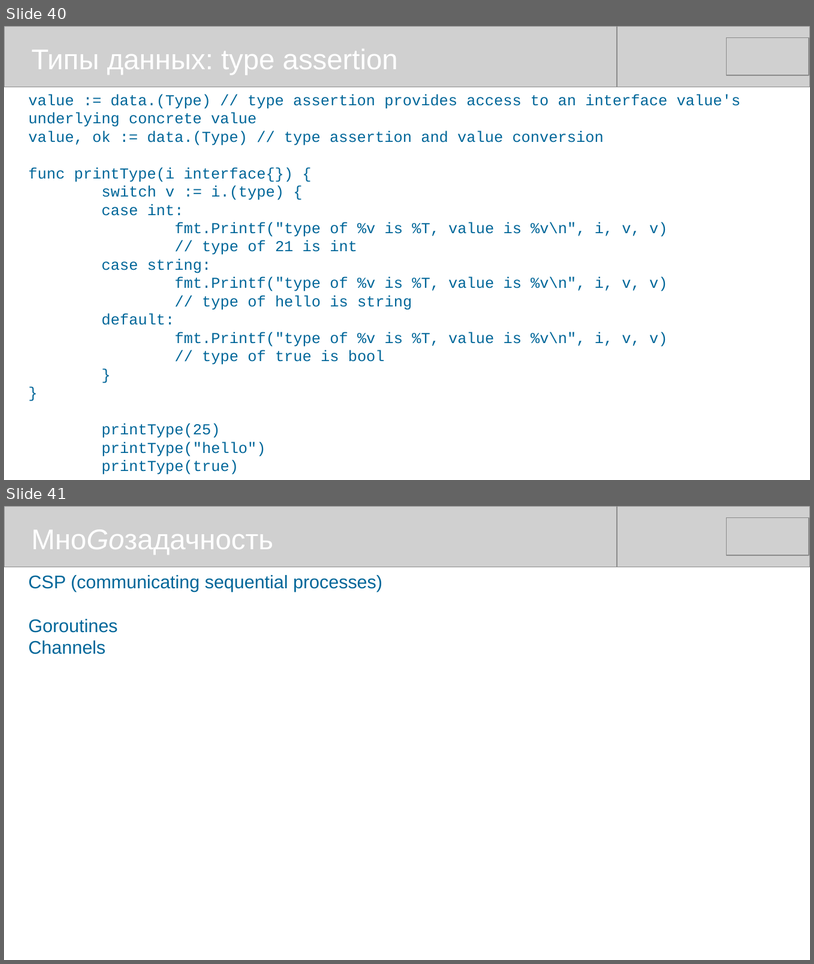
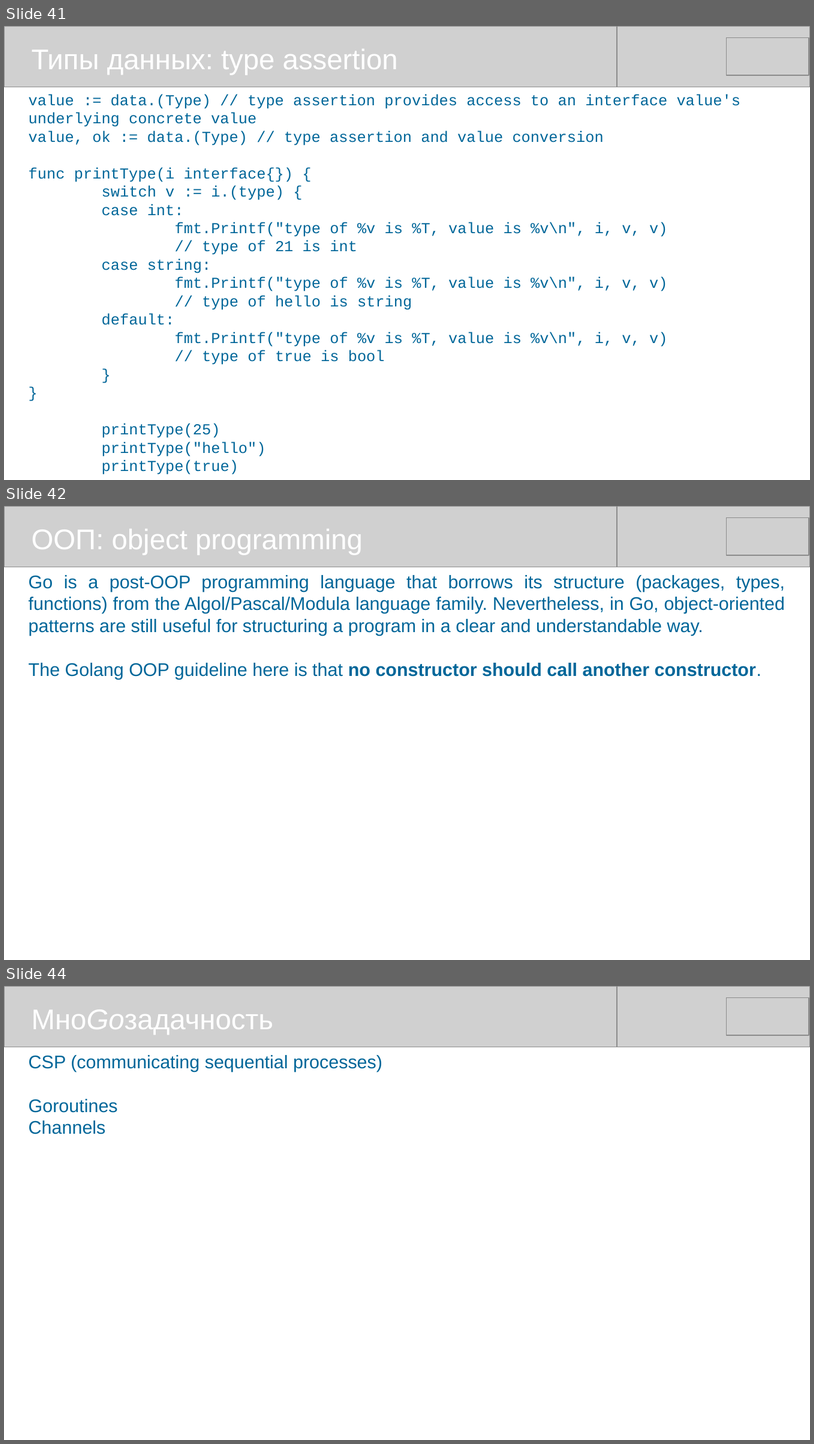
Before and after one commit to mike-shock/Go_language, a slide deck: tutorial/Go_Intro.odp. Shown one above the other, each under a label of ours: slides 40 and 41 before the commit, slides 41, 42 and 44 after it; the slides between them are not shown. The pictures are 814x964 and 814x1444 pixels, drawn with LibreOffice and Linux fonts; fonts in the diff are those of the drawing; grey boxes stand for pictures. Boxes give left, top, right and bottom in pixels: in the first picture for what was removed or moved away, otherwise in the second. Text is boxed around its words. In the diff, an @@ line names an element or a change of style, - is before the commit and + after.

```diff
--- a/tutorial/Go_Intro.odp
+++ b/tutorial/Go_Intro.odp
@@ slide 42 added at <box>4,506,810,960</box>, background #FFFFFF @@
@@ picture added at <box>4,506,617,567</box> @@
@@ picture added at <box>197,506,810,567</box> @@
@@ picture added at <box>727,518,810,556</box> @@
@@ text added at <box>32,529,363,555</box>, 28 pt, text #FFFFFF @@
+ООП: object programming
@@ text added at <box>29,575,786,679</box>, 18 pt, text #006699 @@
+Go is a post-OOP programming language that borrows its structure (packages, types, functions) from the Algol/Pascal/Modula language family. Nevertheless, in Go, object-oriented patterns are still useful for structuring a program in a clear and understandable way.
+The Golang OOP guideline here is that no constructor should call another constructor.
@@ what was slide 40 is now slide 41 @@
@@ what was slide 41 is now slide 44 @@
```
Also in this commit, not shown: 2 other slides added, 3 other files.
